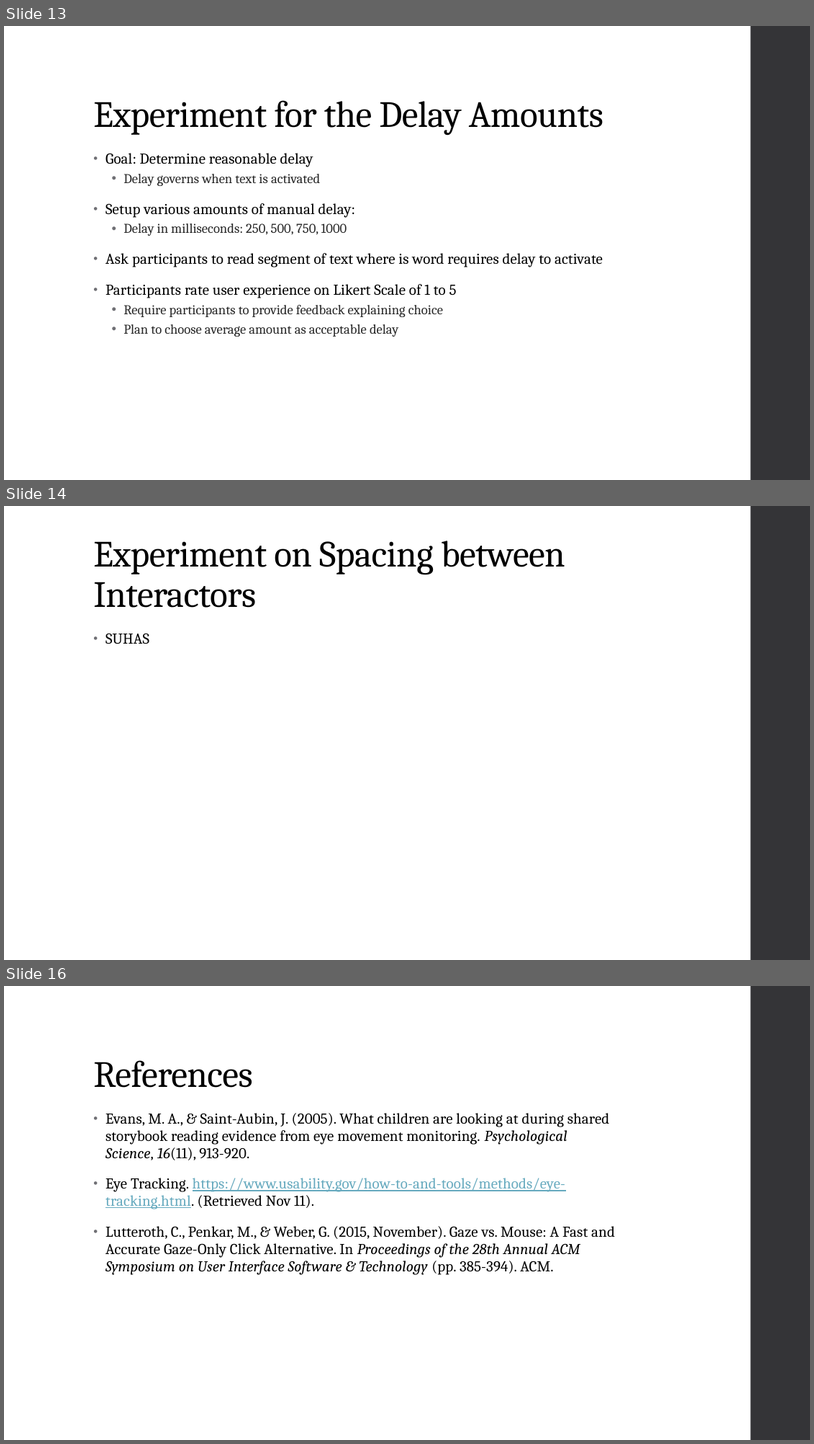
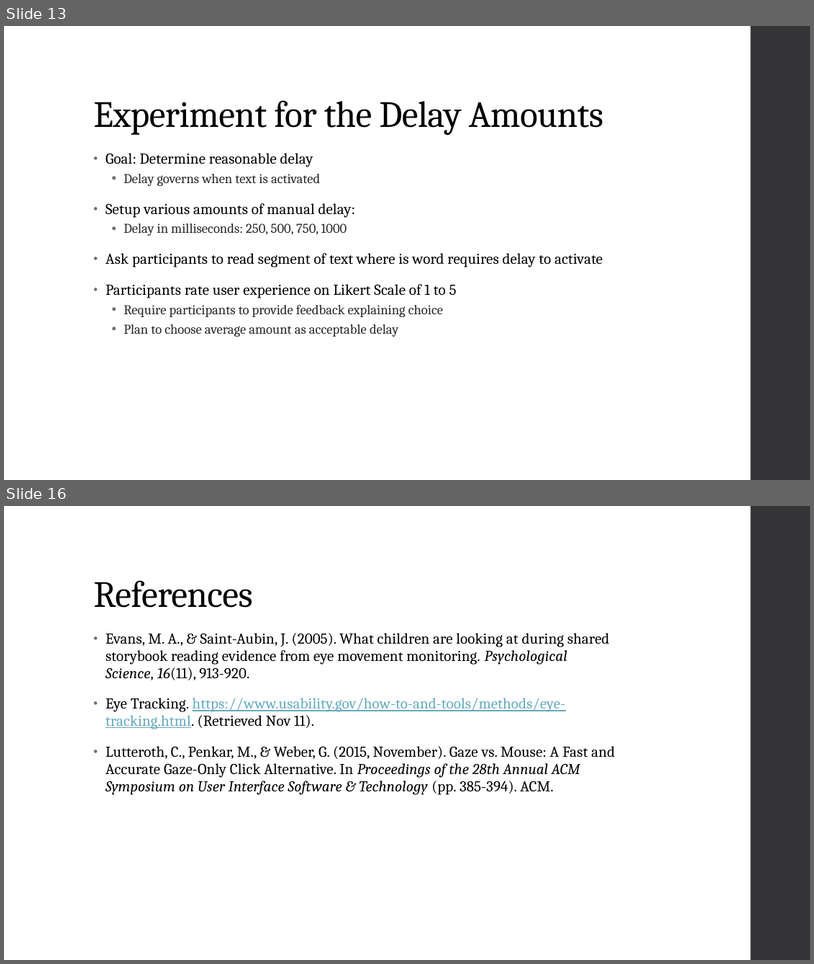
Before and after one commit to diederichk/StepCounter, a slide deck: MidtermPresentation/MidtermPresentation.pptx. Shown one above the other, each under a label of ours: slides 13, 14 and 16 before the commit, slides 13 and 16 after it; the slides between them are not shown. The pictures are 814x1444 and 814x964 pixels, drawn with LibreOffice and Linux fonts; fonts in the diff are those of the drawing. Boxes give left, top, right and bottom in pixels: in the first picture for what was removed or moved away, otherwise in the second. Text is boxed around its words. In the diff, an @@ line names an element or a change of style, - is before the commit and + after.

```diff
--- a/MidtermPresentation/MidtermPresentation.pptx
+++ b/MidtermPresentation/MidtermPresentation.pptx
@@ slide 14 removed at <box>4,506,810,960</box>, background #FFFFFF; not listed: 1 template element that a slide beside it also shows @@
@@ title removed at <box>93,541,566,608</box> @@
-Experiment on Spacing between Interactors
@@ text removed at <box>106,633,149,644</box> @@
-• SUHAS
```
Also in this commit, not shown: 1 slide changed, 1 slide added, 1 other file.
